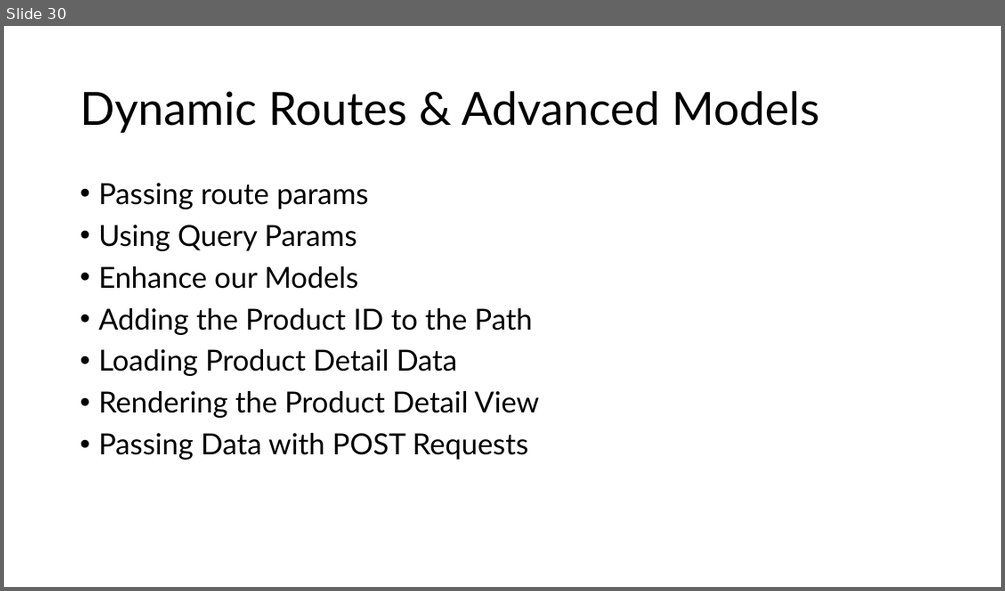
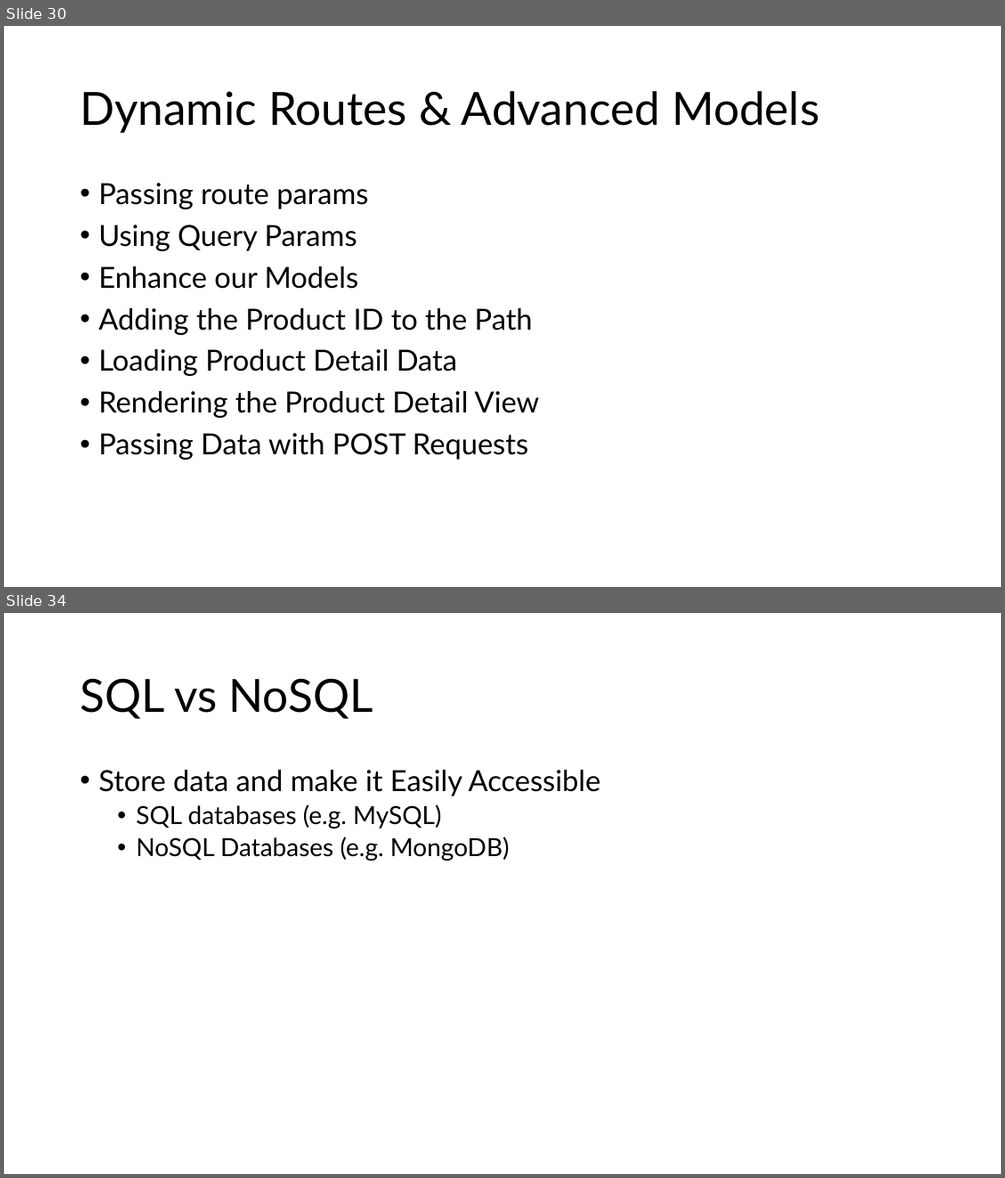
Before and after one commit to PiyushChaturvedii/Batch06, a slide deck: Node/node.pptx. Shown one above the other, each under a label of ours: slide 30 before the commit, slides 30 and 34 after it; the slides between them are not shown. The pictures are 1005x591 and 1005x1178 pixels, drawn with LibreOffice and Linux fonts; fonts in the diff are those of the drawing. Boxes give left, top, right and bottom in pixels: in the first picture for what was removed or moved away, otherwise in the second. Text is boxed around its words. In the diff, an @@ line names an element or a change of style, - is before the commit and + after.

```diff
--- a/Node/node.pptx
+++ b/Node/node.pptx
@@ slide 34 added at [4, 613, 1001, 1174], background #FFFFFF @@
@@ title added at [80, 678, 372, 719], 44 pt, text #000000 @@
+SQL vs NoSQL
@@ text added at [98, 770, 601, 860], 24 pt, text #000000 @@
+• Store data and make it Easily Accessible
+  • SQL databases (e.g. MySQL)
+  • NoSQL Databases (e.g. MongoDB)
```
Also in this commit, not shown: 1 slide changed, 9 other slides added, 35 other files.
